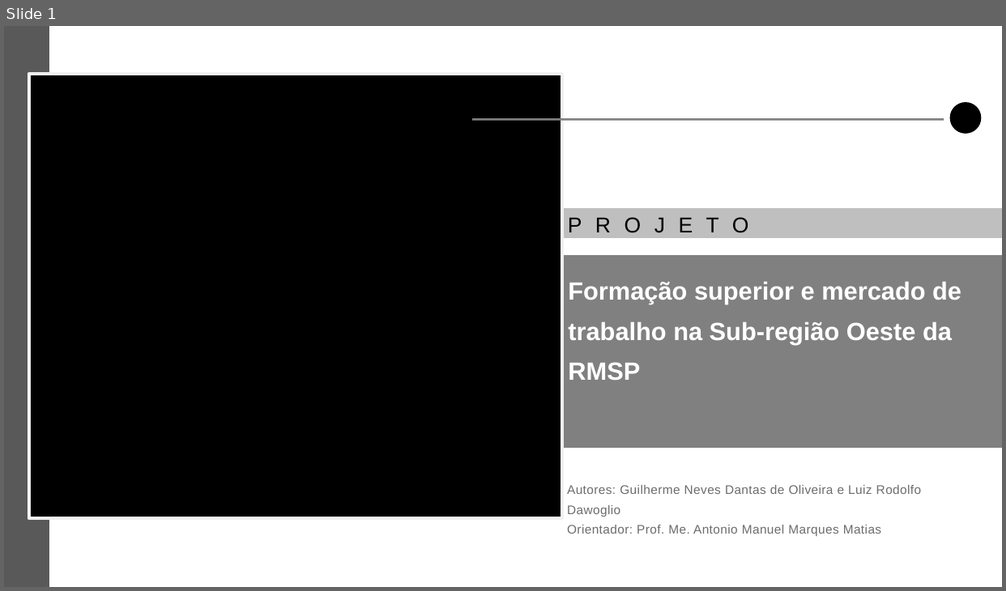
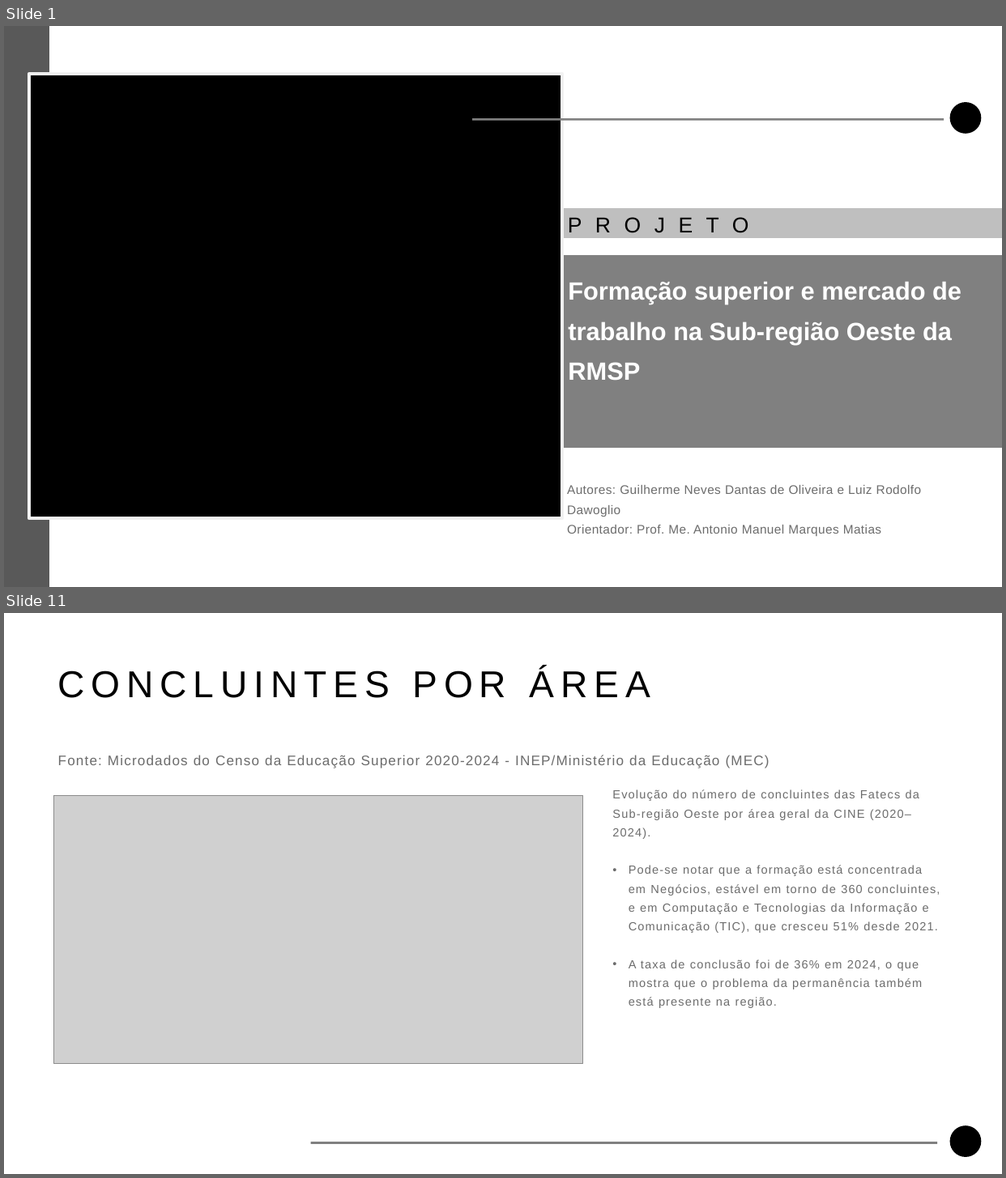
Before and after one commit to guilherme-ndo/projetointegrador-ii, a slide deck: docs/apresentacao_pi2.pptx. Shown one above the other, each under a label of ours: slide 1 before the commit, slides 1 and 11 after it; the slides between them are not shown. The pictures are 1006x591 and 1006x1178 pixels, drawn with LibreOffice and Linux fonts; fonts in the diff are those of the drawing; grey boxes stand for pictures; background and template pictures are left out. Boxes give left, top, right and bottom in pixels: in the first picture for what was removed or moved away, otherwise in the second. Text is boxed around its words. In the diff, an @@ line names an element or a change of style, - is before the commit and + after.

```diff
--- a/docs/apresentacao_pi2.pptx
+++ b/docs/apresentacao_pi2.pptx
@@ slide 11 added at [4, 613, 1002, 1174], background #FFFFFF @@
@@ text added at [58, 668, 650, 698], 54 pt, text #000000 @@
+CONCLUINTES POR ÁREA
@@ text added at [58, 755, 769, 769], 20 pt, text #6C6C6C @@
+  Fonte: Microdados do Censo da Educação Superior 2020-2024 - INEP/Ministério da Educação (MEC)
@@ picture added at [54, 795, 583, 1063] @@
@@ text added at [612, 790, 940, 1008], 17 pt, text #6C6C6C @@
+  Evolução do número de concluintes das Fatecs da Sub-região Oeste por área geral da CINE (2020–2024).
+  • Pode-se notar que a formação está concentrada em Negócios, estável em torno de 360 concluintes, e em Computação e Tecnologias da Informação e Comunicação (TIC), que cresceu 51% desde 2021.
+  • A taxa de conclusão foi de 36% em 2024, o que mostra que o problema da permanência também está presente na região.
@@ line added from (311, 1143) to (938, 1143), #404040 3 pt @@
@@ freeform shape added at [949, 1126, 981, 1157], fill #000000 @@
```
Also in this commit, not shown: 15 slides changed, 6 other slides added, 3 slides removed.
